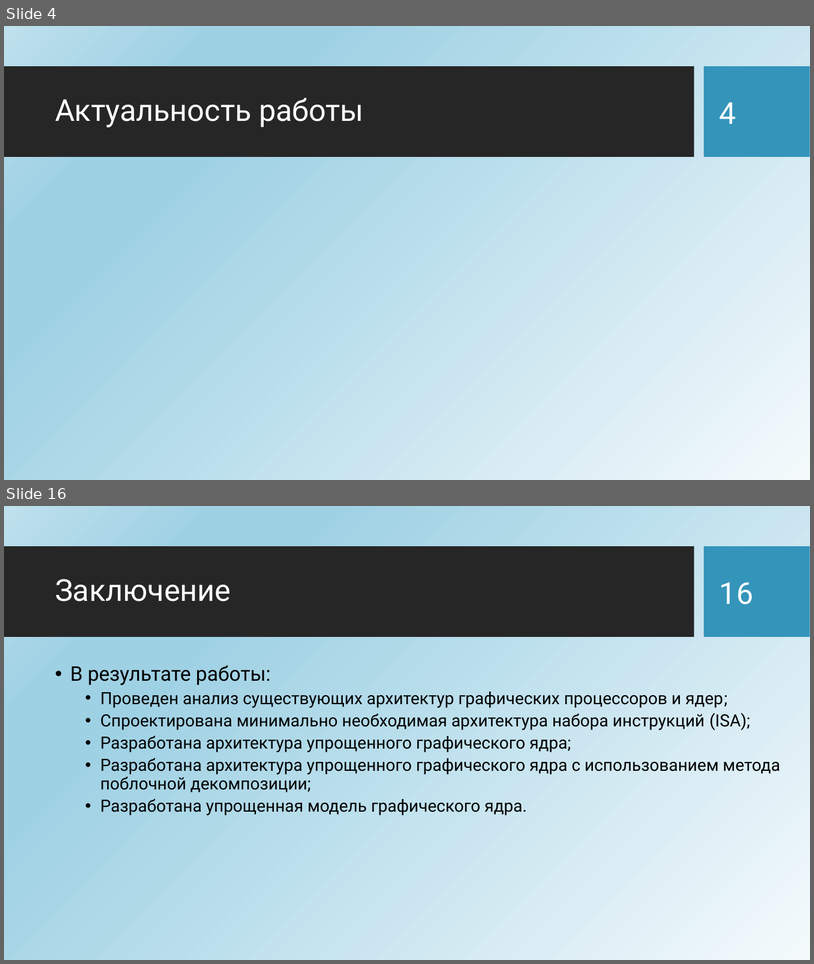
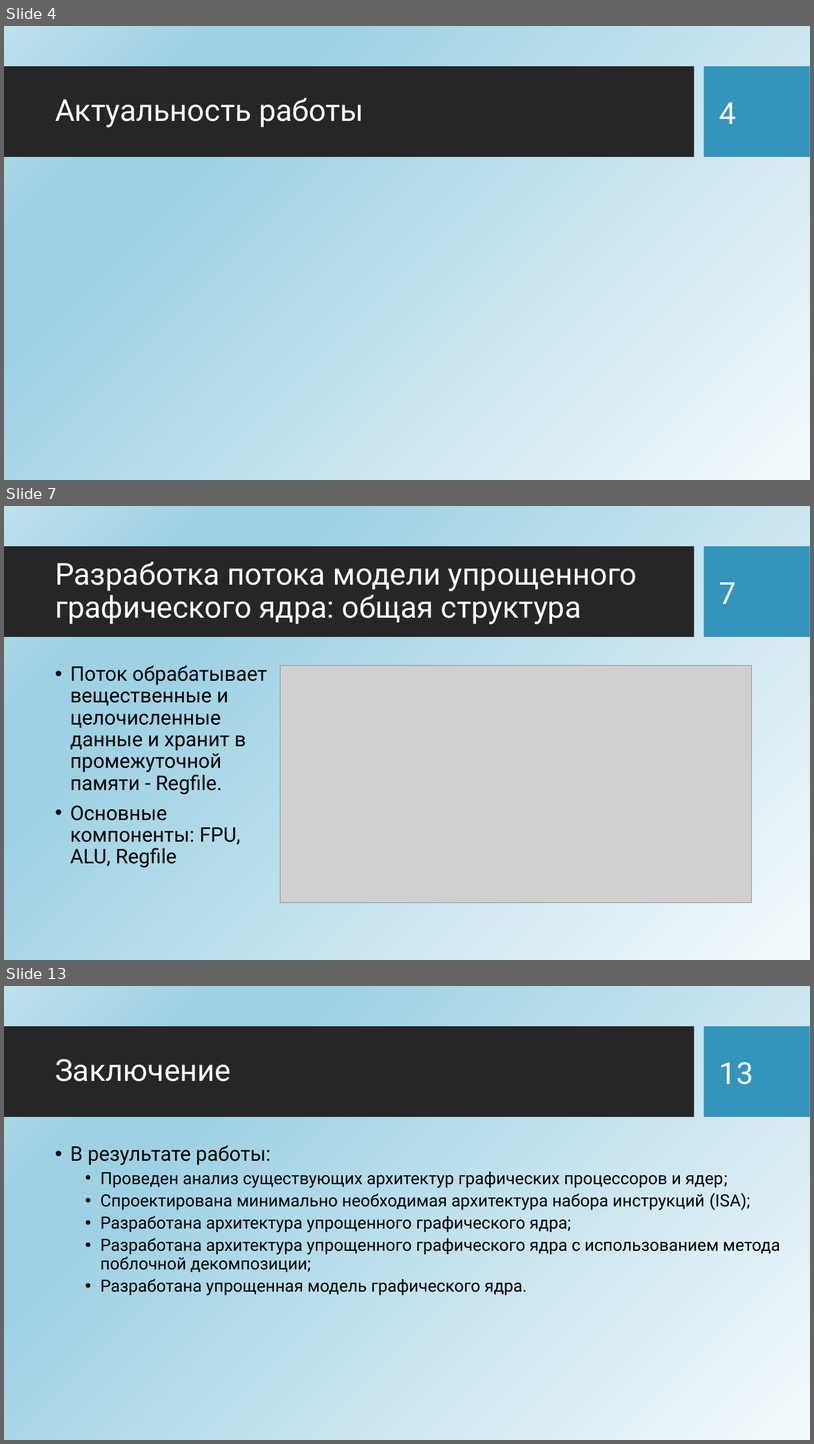
Before and after one commit to HaMeNopeDiot/hardware_gpu, a slide deck: docs/starukhin_dissertation/magister_pres.pptx. Shown one above the other, each under a label of ours: slides 4 and 16 before the commit, slides 4, 7 and 13 after it; the slides between them are not shown. The pictures are 814x964 and 814x1444 pixels, drawn with LibreOffice and Linux fonts; fonts in the diff are those of the drawing; grey boxes stand for pictures; background and template pictures are left out. Boxes give left, top, right and bottom in pixels: in the first picture for what was removed or moved away, otherwise in the second. Text is boxed around its words. In the diff, an @@ line names an element or a change of style, - is before the commit and + after.

```diff
--- a/docs/starukhin_dissertation/magister_pres.pptx
+++ b/docs/starukhin_dissertation/magister_pres.pptx
@@ slide 7 added at (x1=4, y1=506, x2=810, y2=960), background picture (left out); not listed: 2 template elements that a slide beside it also shows @@
@@ title added at (x1=55, y1=561, x2=638, y2=624), 36 pt, text #FFFFFF @@
+Разработка потока модели упрощенного графического ядра: общая структура
@@ page number added at (x1=720, y1=582, x2=737, y2=604), 36 pt, text #FFFFFF @@
+7
@@ text added at (x1=70, y1=665, x2=267, y2=867), 24 pt, text #000000 @@
+• Поток обрабатывает вещественные и целочисленные данные и хранит в промежуточной памяти - Regfile.
+• Основные компоненты: FPU, ALU, Regfile
@@ picture added at (x1=281, y1=665, x2=752, y2=902) @@
@@ what was slide 16 is now slide 13 @@
@@ page number at (x1=720, y1=1062, x2=754, y2=1084): text changed @@
-16
+13
```
Also in this commit, not shown: 1 slide changed, 7 other slides added, 11 slides removed.
